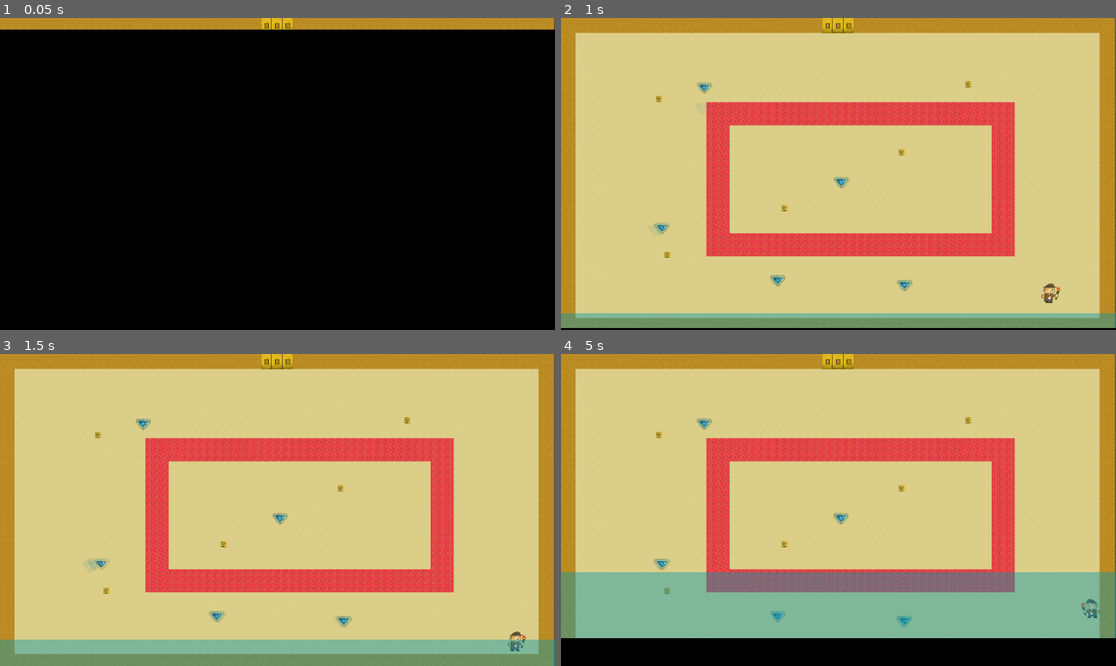
Above: before the commit, frames 1-4 (two rows, left to right).
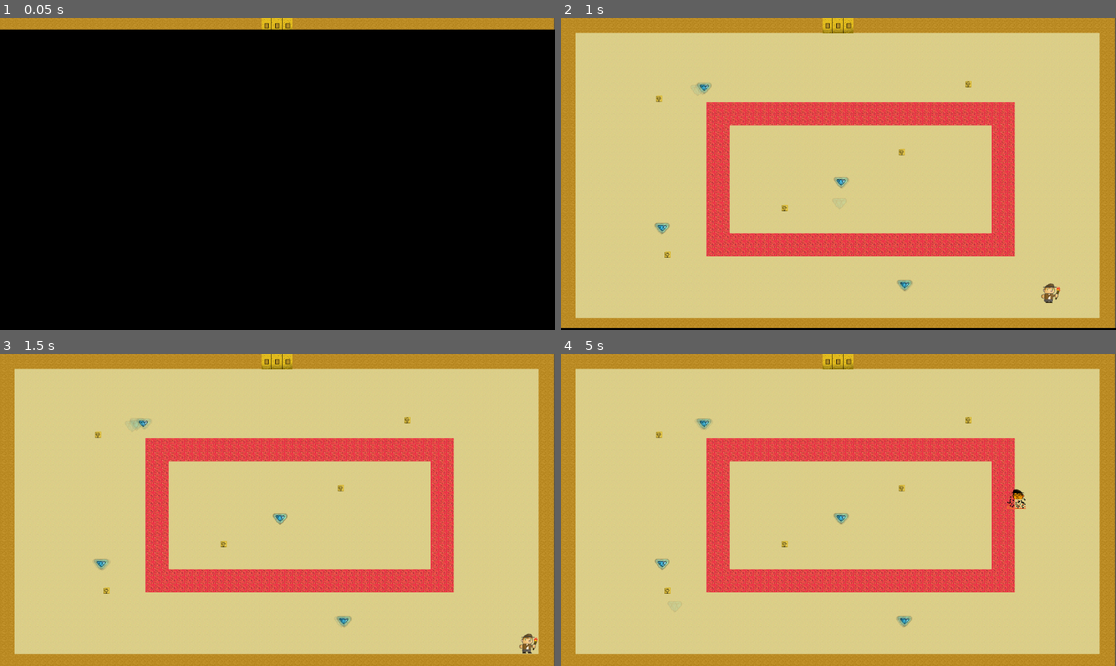
Above: after the commit, the same moments.

Repository: deruitda/LudumDare54
Game: Godot game, scene res://Scenes/prototype_andrew.tscn
Two runs of this game, one before a commit and one after it. Both use one fixed random seed, a clock stepped at 60 frames per second and the inputs below.
Inputs:
- Up to frame 1 (0.05 s): no input
- Up to frame 2 (1 s): hold D (right) from 0.53 s (still down); tap Space (dash) at 0.6 s
- Up to frame 3 (1.5 s): release D (right) at 1.28 s; hold Down (down) from 1.28 s (still down); tap Space (dash) at 1.35 s
- Up to frame 4 (5 s): release Down (down) at 2.03 s; hold D (right) 2.03-2.78 s; tap Space (dash) every 0.75 s from 2.1 to 4.35 s; tap Enter at 2.75 s; hold W (up) 2.78-3.53 s; hold Left (left) from 3.53 s (still down)

Frame 1 is identical in both runs. In frame 2, 4.8% of the frame differs, in the area x 0-100%, y 20-100%; in frame 3, 8.8%; in frame 4, 30%.

Commit message:
adding wall shit

Diff:
--- a/Scenes/Levels/1-1.tscn
+++ b/Scenes/Levels/1-1.tscn
@@ -122,7 +122,9 @@
 layer_0/tile_data = PackedInt32Array(-262149, 65537, 0, -196613, 65537, 0, -131077, 65537, 0, -65541, 65537, 0, -5, 655 …(45967 unchanged characters)…
 
 [node name="ClosingWalls" parent="." instance=ExtResource("3_d2cxb")]
-position = Vector2(-304, 1300)
+position = Vector2(-362, 1300)
+delay_in_seconds = 10
+number_of_seconds_until_closed = 5
 
 [node name="Key" parent="." instance=ExtResource("4_jbdlw")]
 position = Vector2(447, 984)
@@ -142,9 +144,6 @@
 [node name="DashGem" parent="." instance=ExtResource("5_kcfa7")]
 position = Vector2(1429, 1108)
 
-[node name="DashGem5" parent="." instance=ExtResource("5_kcfa7")]
-position = Vector2(902, 1088)
-
 [node name="DashGem2" parent="." instance=ExtResource("5_kcfa7")]
 position = Vector2(422, 871)
 
--- a/Scenes/closing_walls.gd
+++ b/Scenes/closing_walls.gd
@@ -1,15 +1,15 @@
 extends Node2D
 
-var number_of_seconds = 15
+@export var delay_in_seconds = 1
+@export var number_of_seconds_until_closed = 15
 var close_speed_for_one_second = 130
 var moving = false
 var level_started = false
 @onready var sound_fall_audio = $SoundFallAudio
-# Called when the node enters the scene tree for the first time.
-func _ready():
-	start_movement()
+
 
 func start_movement():
+	print('start movement')
 	moving = true
 	sound_fall_audio.play()
 
@@ -22,7 +22,12 @@
 func _process(delta):
 	if level_started == false and GameState.level_started == true:
 		level_started = true
-		start_movement()
+		$DelayStartTimer.wait_time = delay_in_seconds
+		$DelayStartTimer.start()
 
 	if moving:
-		self.translate(Vector2(0, -10) * delta * (close_speed_for_one_second / number_of_seconds))
+		self.translate(Vector2(0, -10) * delta * (close_speed_for_one_second / number_of_seconds_until_closed))
+
+
+func _on_delay_start_timer_timeout():
+	start_movement()
--- a/Scenes/closing_walls.tscn
+++ b/Scenes/closing_walls.tscn
@@ -74,3 +74,7 @@
 
 [node name="SoundFallAudio" type="AudioStreamPlayer2D" parent="."]
 stream = ExtResource("3_6pagl")
+
+[node name="DelayStartTimer" type="Timer" parent="."]
+
+[connection signal="timeout" from="DelayStartTimer" to="." method="_on_delay_start_timer_timeout"]
--- a/Scenes/door.gd
+++ b/Scenes/door.gd
@@ -13,8 +13,6 @@
 ]
 
 func _process(delta):
-	print('current num keys')
-	print(current_num_keys)
 	if !door_unlocked and GameState.number_of_keys_this_room == number_of_keys_needed:
 		open_door()
 
--- a/Scenes/player.gd
+++ b/Scenes/player.gd
@@ -2,11 +2,11 @@
 
 class_name Player
 
-@export var default_speed = 400
-@export var sand_speed = 200
+@export var default_speed = 800
+@export var sand_speed = 400
 
 @export var can_dash = false
-@export var dash_speed = 800
+@export var dash_speed = 1600
 @export var minimum_keys_needed = 3
 @export var maximum_number_of_keys = 5
 #@onready var anim = get_node("AnimationPlayer")
--- a/Scenes/player.tscn
+++ b/Scenes/player.tscn
@@ -273,7 +273,7 @@
 script = ExtResource("1_no7e7")
 
 [node name="DashTimer" type="Timer" parent="."]
-wait_time = 0.1
+wait_time = 0.2
 
 [node name="CollisionShape2D" type="CollisionShape2D" parent="."]
 position = Vector2(1.82693, -0.394232)
Not shown: 1 places in Scenes/player.tscn that only renumber resources
